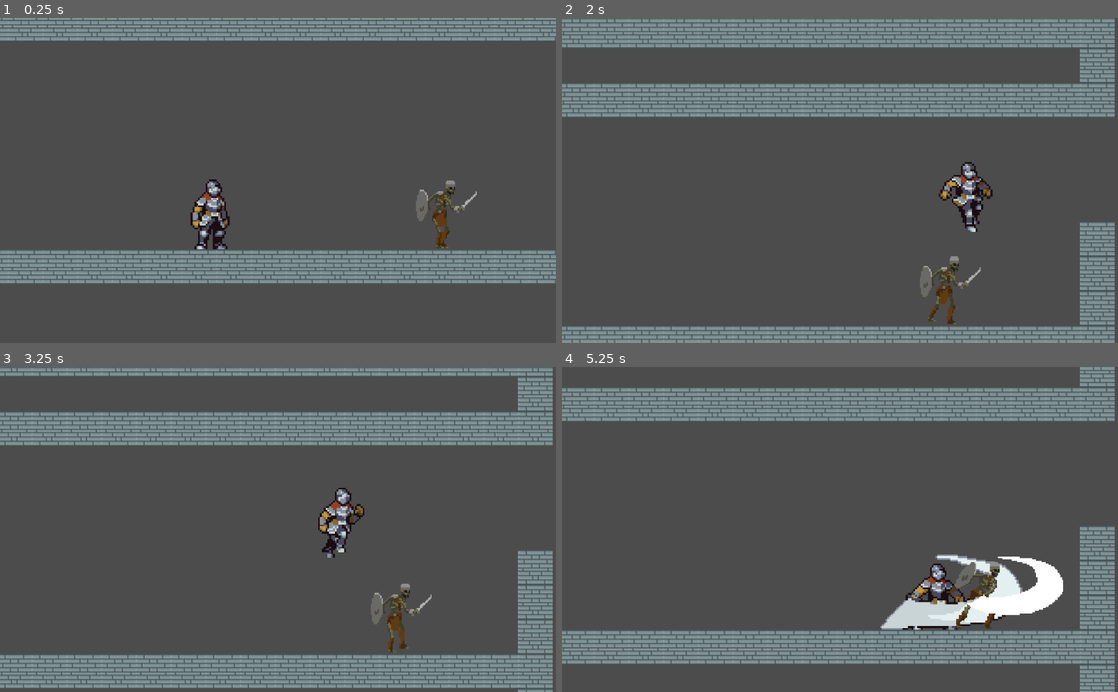
Above: before the commit, frames 1-4 (two rows, left to right).
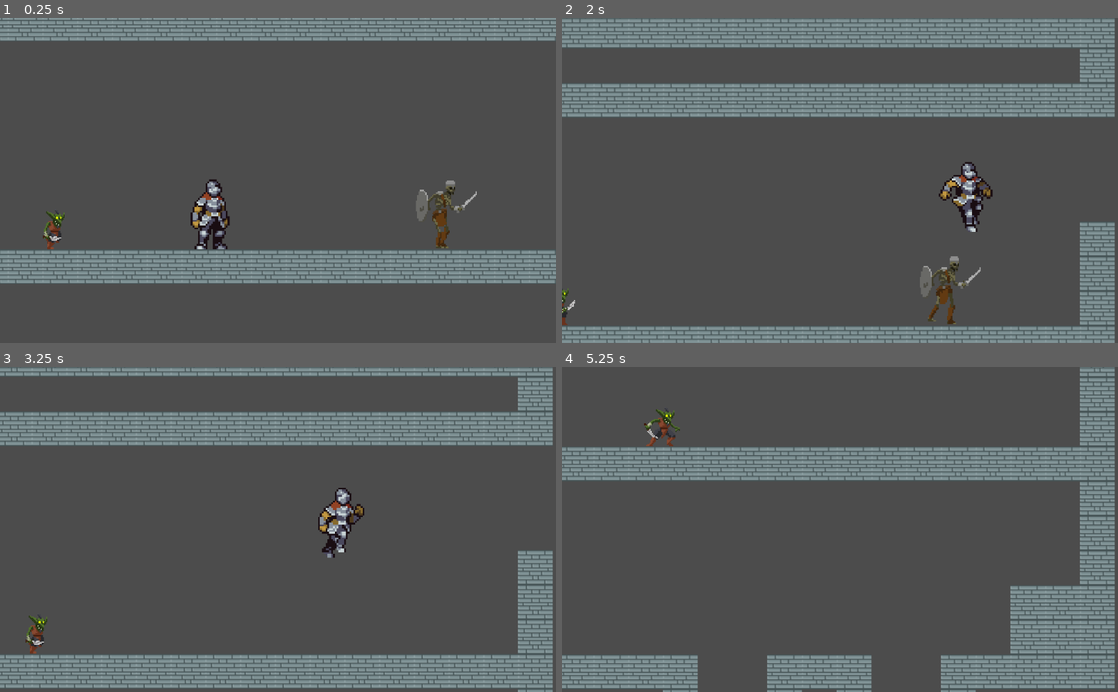
Above: after the commit, the same moments.

Repository: zacbowness/Blood-Demon
Game: Godot game, scene res://Scenes/Main.tscn
The game is run twice, just before and just after one commit, with the same random seed, the same clock (stepped at 60 frames per second) and the same inputs.
Inputs (mouse positions are in pixels of both pictures, inside the frame that each line leads up to):
- Up to frame 1 (0.25 s): no input
- Up to frame 2 (2 s): move the mouse to (962, 164) at 0.52 s; hold D (move_right) from 0.53 s (still down); click (962, 164) at 0.6 s; tap Space (jump) at 0.77, 1.52 s; move the mouse to (728, 196) at 1.27 s; tap Shift (sprint) at 1.35 s
- Up to frame 3 (3.25 s): move the mouse to (333, 458) at 2.02 s; release D (move_right) at 2.03 s; hold A (move_left) 2.03-2.78 s; click (333, 458) at 2.1 s; move the mouse to (250, 594) at 2.77 s; hold D (move_right) from 2.78 s (still down); tap Shift (sprint) at 2.85 s; tap Space (jump) at 3.02 s
- Up to frame 4 (5.25 s): move the mouse to (1006, 578) at 3.52 s; click (1006, 578) at 3.6 s; tap Space (jump) at 3.77, 4.52 s; move the mouse to (673, 480) at 4.27 s; release D (move_right) at 4.28 s; hold A (move_left) 4.28-5.03 s; tap Shift (sprint) at 4.35 s; move the mouse to (867, 529) at 5.02 s; hold D (move_right) from 5.03 s (still down); click (867, 529) at 5.1 s

The runs differ from the first frame. In frame 1, 0.2% of the frame differs, in the area x 7-12%, y 59-72%; in frame 2, 0.1%; in frame 3, 0.9%; in frame 4, 37%, in the area x 0-100%, y 0-100%.

Commit message:
Working Death

Diff:
--- a/Scenes/Goblin.tscn
+++ b/Scenes/Goblin.tscn
@@ -1,10 +1,10 @@
 [gd_scene load_steps=9 format=2]
 
-[ext_resource path="res://assets/Monsters_Creatures_Fantasy/skeletonsheet.png" type="Texture" id=1]
+[ext_resource path="res://assets/Monsters_Creatures_Fantasy/Goblin/spritesheet.png" type="Texture" id=1]
 [ext_resource path="res://scripts/Enemy.gd" type="Script" id=2]
 
 [sub_resource type="RectangleShape2D" id=25]
-extents = Vector2( 12.5, 26.5 )
+extents = Vector2( 15.875, 18.25 )
 
 [sub_resource type="Animation" id=53]
 resource_name = "Attack"
@@ -68,14 +68,14 @@
 "times": PoolRealArray( 0, 0.1, 0.2, 0.3, 0.4, 0.5, 0.6, 0.7 ),
 "transitions": PoolRealArray( 1, 1, 1, 1, 1, 1, 1, 1 ),
 "update": 1,
-"values": [ 24, 25, 26, 27, 24, 25, 26, 27 ]
+"values": [ 16, 17, 18, 19, 20, 21, 22, 24 ]
 }
 
 [sub_resource type="RectangleShape2D" id=24]
-extents = Vector2( 28.5, 21.5 )
+extents = Vector2( 17, 18.25 )
 
 [sub_resource type="RectangleShape2D" id=23]
-extents = Vector2( 28.5, 26.5 )
+extents = Vector2( 17, 18.25 )
 
 [node name="Enemy" type="KinematicBody2D"]
 position = Vector2( 437, 305 )
@@ -84,19 +84,19 @@
 script = ExtResource( 2 )
 
 [node name="CollisionShape2D" type="CollisionShape2D" parent="."]
-position = Vector2( 3.5, 0.5 )
+position = Vector2( 0, 8 )
 shape = SubResource( 25 )
 
 [node name="EnemyHitBox" type="Area2D" parent="."]
 
 [node name="CollisionShape2D" type="CollisionShape2D" parent="EnemyHitBox"]
-position = Vector2( 4, -0.5 )
+position = Vector2( -0.125, 8.25 )
 shape = SubResource( 25 )
 
 [node name="Sprite" type="Sprite" parent="."]
 texture = ExtResource( 1 )
 hframes = 28
-frame = 24
+frame = 7
 
 [node name="AnimationPlayer" type="AnimationPlayer" parent="."]
 reset_on_save = false
@@ -112,14 +112,14 @@
 [node name="CollisionShape2D" type="CollisionShape2D" parent="HitBox"]
 modulate = Color( 0.14902, 0, 1, 1 )
 self_modulate = Color( 0, 0.0392157, 1, 1 )
-position = Vector2( 44.5, -5.5 )
+position = Vector2( 27, 8.25 )
 shape = SubResource( 24 )
 
 [node name="PlayerDetector" type="Area2D" parent="."]
 collision_layer = 0
 
 [node name="CollisionShape2D" type="CollisionShape2D" parent="PlayerDetector"]
-position = Vector2( 44.5, -0.5 )
+position = Vector2( 27, 8.25 )
 shape = SubResource( 23 )
 
 [node name="RayCast2D" type="RayCast2D" parent="."]
--- a/Scenes/Main.tscn
+++ b/Scenes/Main.tscn
@@ -1,9 +1,10 @@
-[gd_scene load_steps=8 format=2]
+[gd_scene load_steps=9 format=2]
 
 [ext_resource path="res://Scenes/Skeleton.tscn" type="PackedScene" id=1]
 [ext_resource path="res://Scenes/Player.tscn" type="PackedScene" id=2]
 [ext_resource path="res://assets/Tile assets/brick wall.png" type="Texture" id=3]
 [ext_resource path="res://HitColours/whiten_shader.tres" type="Shader" id=4]
+[ext_resource path="res://Scenes/Goblin.tscn" type="PackedScene" id=5]
 
 [sub_resource type="ConvexPolygonShape2D" id=6]
 points = PoolVector2Array( 0, 0, 32, 0, 32, 32, 0, 32 )
@@ -78,6 +79,10 @@
 "_edit_group_": true
 }
 
+[node name="Goblin" parent="." instance=ExtResource( 5 )]
+position = Vector2( -190, -29 )
+
+[connection signal="hitEnemy" from="Player" to="Skeleton" method="_on_Player_hitEnemy"]
 [connection signal="hit" from="Skeleton" to="Player" method="_on_Enemy_hit"]
 
 [editable path="Player"]
--- a/Scenes/Player.tscn
+++ b/Scenes/Player.tscn
@@ -317,6 +317,7 @@
 }
 
 [node name="AttackArea" type="Area2D" parent="." groups=["Sword"]]
+collision_layer = 0
 collision_mask = 4
 
 [node name="CollisionShape2D" type="CollisionShape2D" parent="AttackArea"]
--- a/Scenes/Skeleton.tscn
+++ b/Scenes/Skeleton.tscn
@@ -41,7 +41,7 @@
 
 [sub_resource type="Animation" id=54]
 resource_name = "Death"
-length = 5.0
+length = 3.5
 step = 1.0
 tracks/0/type = "value"
 tracks/0/path = NodePath("Sprite:frame")
@@ -50,24 +50,10 @@
 tracks/0/imported = false
 tracks/0/enabled = true
 tracks/0/keys = {
-"times": PoolRealArray( 0, 1, 2, 3, 4, 5 ),
-"transitions": PoolRealArray( 1, 1, 1, 1, 1, 1 ),
+"times": PoolRealArray( 0, 1, 2, 3 ),
+"transitions": PoolRealArray( 1, 1, 1, 1 ),
 "update": 1,
-"values": [ 8, 9, 10, 11, 11, 11 ]
-}
-tracks/1/type = "method"
-tracks/1/path = NodePath(".")
-tracks/1/interp = 1
-tracks/1/loop_wrap = true
-tracks/1/imported = false
-tracks/1/enabled = true
-tracks/1/keys = {
-"times": PoolRealArray( 5 ),
-"transitions": PoolRealArray( 1 ),
-"values": [ {
-"args": [  ],
-"method": "death"
-} ]
+"values": [ 8, 9, 10, 11 ]
 }
 
 [sub_resource type="Animation" id=51]
@@ -115,9 +101,9 @@
 script = ExtResource( 2 )
 
 [node name="CollisionShape2D" type="CollisionShape2D" parent="."]
+visible = false
 position = Vector2( 3.5, 0.5 )
 shape = SubResource( 25 )
-one_way_collision = true
 
 [node name="EnemyHitBox" type="Area2D" parent="."]
 
--- a/scripts/Enemy.gd
+++ b/scripts/Enemy.gd
@@ -61,11 +61,7 @@
 func death():
 	$HitBox.monitoring = false
 	hide()
+	queue_free()
 
 func _on_HitBox_body_entered(body):
 	emit_signal("hit", damage, is_moving_right)
-
-func _on_Player_hitEnemy():
-	$AnimationPlayer.play("Death")
-	$CollisionShape2D.free()
-	speed = 0
--- a/scripts/Player_script2.0.gd
+++ b/scripts/Player_script2.0.gd
@@ -180,8 +180,10 @@
 
 
 func _on_AttackArea_body_entered(body):
-	emit_signal("hitEnemy")
-
+	if "Skeleton" in body.name:
+		body.death()
+	elif "Goblin" in body.name:
+		body.death()
 
 func _on_Enemy_hit(damage, dir_right):
 	takeDamage(damage)
Binary file added: assets/Monsters_Creatures_Fantasy/Goblin/spritesheet.png
Not shown, added: assets/Monsters_Creatures_Fantasy/Goblin/spritesheet.png.import
